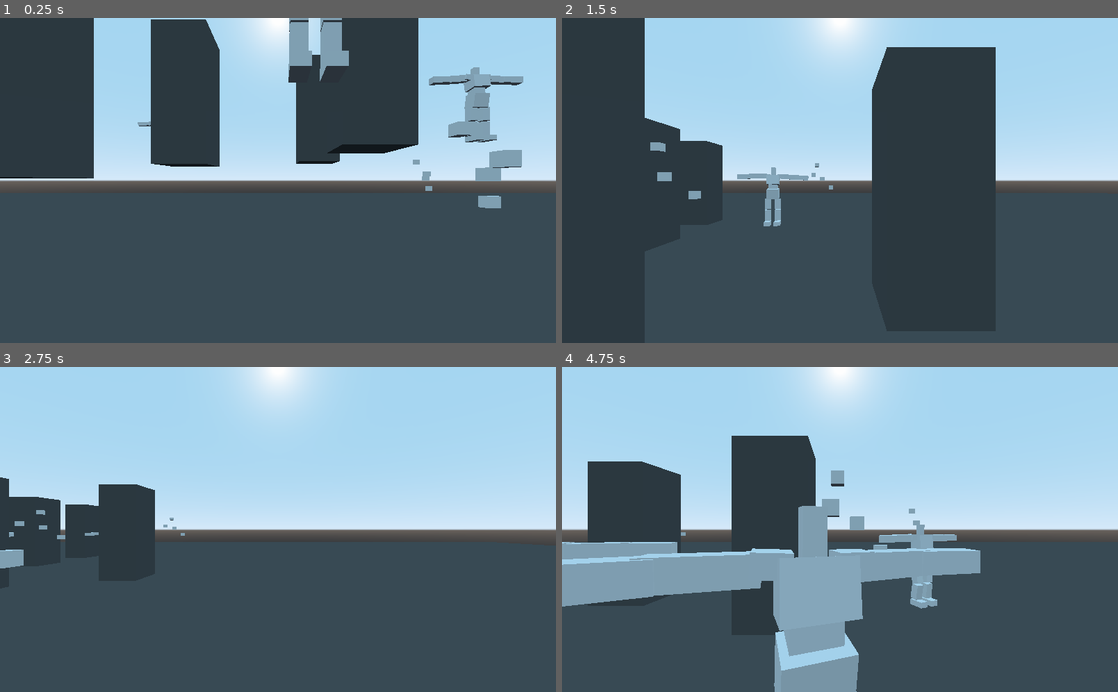
Above: before the commit, frames 1-4 (two rows, left to right).
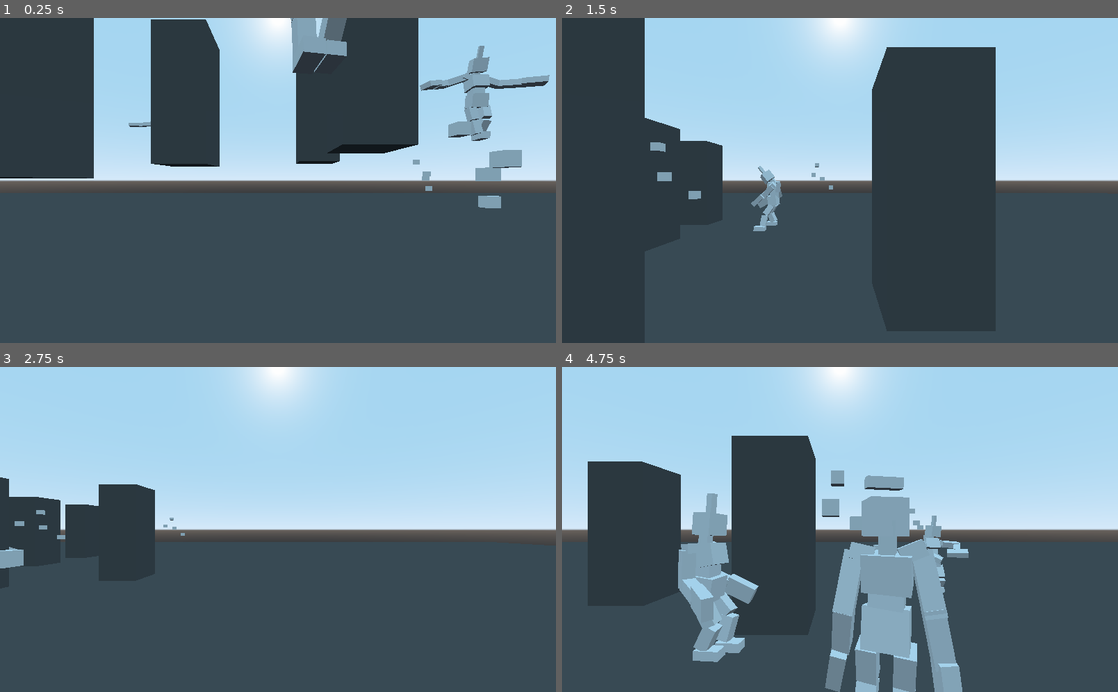
Above: after the commit, the same moments.

Repository: Schonn/GodotActiveRagdoll
Game: Godot game, scene res://Environments/BaseWorld.tscn
Same seed, same stepped clock (60 frames per second), same inputs: the game is played once before the commit and once after it.
Inputs (mouse positions are in pixels of both pictures, inside the frame that each line leads up to):
- Up to frame 1 (0.25 s): no input
- Up to frame 2 (1.5 s): move the mouse to (962, 164) at 0.52 s; hold D (gred_straferight) 0.53-1.28 s; hold Right mouse button (gred_playerpickup) 0.53-1.28 s; move the mouse to (728, 196) at 1.27 s; hold S (gred_backwards) from 1.28 s (still down); click (728, 196) at 1.35 s
- Up to frame 3 (2.75 s): move the mouse to (333, 458) at 2.02 s; release S (gred_backwards) at 2.03 s; hold D (gred_straferight) from 2.03 s (still down); hold Right mouse button (gred_playerpickup) from 2.03 s (still down)
- Up to frame 4 (4.75 s): move the mouse to (812, 594) at 2.77 s; release D (gred_straferight) at 2.78 s; release Right mouse button (gred_playerpickup) at 2.78 s; hold W (gred_forwards) 2.78-3.53 s; click (812, 594) at 2.85 s; move the mouse to (1006, 578) at 3.52 s; hold Right mouse button (gred_playerpickup) 3.53-4.28 s; hold A (gred_strafeleft) from 3.53 s (still down); move the mouse to (673, 480) at 4.27 s; click (673, 480) at 4.35 s

The runs differ from the first frame. In frame 1, 1.8% of the frame differs, in the area x 23-99%, y 0-39%; in frame 2, 0.6%; in frame 3, less than 0.1%; in frame 4, 21%, in the area x 0-76%, y 33-100%.
Error in both runs: Invalid call to function 'project_position' in base 'Camera'. Expected 2 arguments. (res://Objects/Characters/Player/Player.gd:37)

Commit message:
random starting meshes and specific swap for wave

Diff:
--- a/charactersim/Objects/Characters/BaseCharacter/baseCharacter.tscn
+++ b/charactersim/Objects/Characters/BaseCharacter/baseCharacter.tscn
@@ -44,16 +44,28 @@
 [sub_resource type="BoxShape" id=20]
 
 [node name="BaseCharacter" type="Spatial"]
-editor/display_folded = true
 script = ExtResource( 1 )
 
 [node name="Head" type="RigidBody" parent="."]
-editor/display_folded = true
 transform = Transform( 1, 0, 0, 0, 1, 0, 0, 0, 1, 0, 0.600722, -0.122685 )
 mass = 510.204
 can_sleep = false
 
+[node name="meshes_startrandom" type="Spatial" parent="Head"]
+editor/display_folded = true
+
+[node name="mesh_random1" type="MeshInstance" parent="Head/meshes_startrandom"]
+transform = Transform( 0.147114, 0, 0, 0, 0.482974, -0.00385613, 0, 0.0129694, 0.1436, 4.72311e-12, 1.10155, 0.0241228 )
+mesh = SubResource( 1 )
+material/0 = null
+
+[node name="mesh_random2" type="MeshInstance" parent="Head/meshes_startrandom"]
+transform = Transform( 0.00128888, 0.48313, 2.34424e-12, -0.147055, 0.0042314, -0.00385613, -0.0039489, 0.000113627, 0.1436, 4.72311e-12, 1.10155, 0.0241228 )
+mesh = SubResource( 1 )
+material/0 = null
+
 [node name="meshes_default" type="Spatial" parent="Head"]
+editor/display_folded = true
 transform = Transform( 1, 0, 0, 0, 1, 0, 0, 0, 1, 0, 0, -0.0315542 )
 
 [node name="mesh_emotion3" type="MeshInstance" parent="Head/meshes_default"]
@@ -546,7 +558,6 @@
 linear_limit_z/restitution = 0.01
 
 [node name="HandLeft" type="RigidBody" parent="."]
-editor/display_folded = true
 transform = Transform( -4.37114e-08, 0, -1, 0, 1, 0, 1, 0, -4.37114e-08, 3.46896, -0.279858, -0.248046 )
 mass = 20.4082
 gravity_scale = 0.0
@@ -562,6 +573,11 @@
 
 [node name="mesh_unattached" type="MeshInstance" parent="HandLeft/meshes_default"]
 transform = Transform( 0.704726, 0, 0, 0, 0.218099, 0, 0, 0, 0.436211, 4.21777, 1.83706, -0.304131 )
+mesh = SubResource( 13 )
+material/0 = null
+
+[node name="mesh_wave" type="MeshInstance" parent="HandLeft/meshes_default"]
+transform = Transform( 0.359879, 0, 0, 0, 0.218099, 0, 0, 0, 0.794244, 3.80786, 1.83706, -0.304131 )
 mesh = SubResource( 13 )
 material/0 = null
 
@@ -716,6 +732,7 @@
 linear_limit_z/restitution = 0.01
 
 [node name="HandRight" type="RigidBody" parent="."]
+editor/display_folded = true
 transform = Transform( -4.37114e-08, 0, -1, 0, 1, 0, 1, 0, -4.37114e-08, -3.50755, -0.326456, -0.302268 )
 mass = 20.4082
 gravity_scale = 0.0
--- a/charactersim/Objects/Characters/BaseCharacter/baseCharacterScript.gd
+++ b/charactersim/Objects/Characters/BaseCharacter/baseCharacterScript.gd
@@ -26,10 +26,11 @@
 
 #regarding distances to focused object for movement and distance actions
 var targetDistance = null
-var targetDistanceMaxCloseness = null
+var targetDistanceMaxCloseness = null #the closest a target can be
 var targetDistanceReference = null
 var distanceActionTime = null
 var distanceActionTimeMax = null
+var targetDistanceLimit = null #the furthest a target can be
 
 #area object for detecting distances to targets or obstructions
 var obstacleArea = null
@@ -135,6 +136,7 @@
 	#node for comparing distances between this object and others
 	self.targetDistanceReference = self.get_node("Pelvis")
 	self.targetDistanceMaxCloseness = 8
+	self.targetDistanceLimit = 20
 
 	#obstacle avoidance
 	self.blockedReverseTimeMax = 200
@@ -151,7 +153,11 @@
 							self.get_node("FootRightHelper"),
 							self.get_node("GyroBottom"),
 							self.get_node("HandLeft"),
-							self.get_node("HandRight")]
+							self.get_node("HandRight"),
+							self.get_node("Head/meshes_default"),
+							self.get_node("Head/meshes_startrandom"),
+							self.get_node("HandLeft/meshes_default"),
+							self.get_node("HandRight/meshes_default")]
 	#list of parts for use by other objects
 	self.focusPartList = [self.get_node("Head"),
 							self.get_node("Neck"),
@@ -354,12 +360,17 @@
 													["reattachDelayMax",500]
 												],
 								"meshSwapAttach":[
-													["meshSwapType","attachSwap"],
-													["meshCollectionName","meshes_default"]
+													["meshSwapType","attachSwap"]
 												],
 								"meshSwapExpressionBlinking":[
-													["meshSwapType","expressiveSwapBlink"],
-													["meshCollectionName","meshes_default"]
+													["meshSwapType","expressiveSwapBlink"]
+												],
+								"meshSwapStartRandom":[
+													["meshSwapType","randomInitialSwap"]
+												],
+								"meshSwapWave":[
+													["meshSwapType","specificMesh"],
+													["specificMeshObject",self.get_node("HandLeft/meshes_default/mesh_wave")]
 												]
 								}
 
@@ -369,7 +380,10 @@
 										self.get_node("Head"),quickActionLoadouts["yawAimPart"]
 									],
 									[
-										self.get_node("Head"),quickActionLoadouts["meshSwapExpressionBlinking"]
+										self.get_node("Head/meshes_default"),quickActionLoadouts["meshSwapExpressionBlinking"]
+									],
+									[
+										self.get_node("Head/meshes_startrandom"),quickActionLoadouts["meshSwapStartRandom"]
 									],
 									[
 										self.get_node("Neck"),quickActionLoadouts["pitchAimPart"]
@@ -387,10 +401,22 @@
 										self.get_node("HandLeft"),quickActionLoadouts["attachFreeze"]
 									],
 									[
-										self.get_node("HandRight"),quickActionLoadouts["meshSwapAttach"]
-									],
-									[
-										self.get_node("HandLeft"),quickActionLoadouts["meshSwapAttach"]
+										self.get_node("HandRight/meshes_default"),quickActionLoadouts["meshSwapAttach"]
+									],
+									[
+										self.get_node("HandLeft/meshes_default"),quickActionLoadouts["meshSwapAttach"]
+									],
+									[
+										self.get_node("FootLeftHelper"),quickActionLoadouts["standIdleLimbs"]
+									],
+									[
+										self.get_node("FootRightHelper"),quickActionLoadouts["standIdleLimbs"]
+									],
+									[
+										self.get_node("HandRightHelper"),quickActionLoadouts["standIdleLimbs"]
+									],
+									[
+										self.get_node("HandLeftHelper"),quickActionLoadouts["standIdleLimbs"]
 									]
 								]
 
@@ -482,6 +508,9 @@
 											],
 											[
 												"farWave",self.get_node("HandLeftHelper"),500,quickActionLoadouts["farWaveArms"]
+											],
+											[
+												"farWave",self.get_node("HandLeft/meshes_default"),500,quickActionLoadouts["meshSwapWave"]
 											]
 										]
 									]
